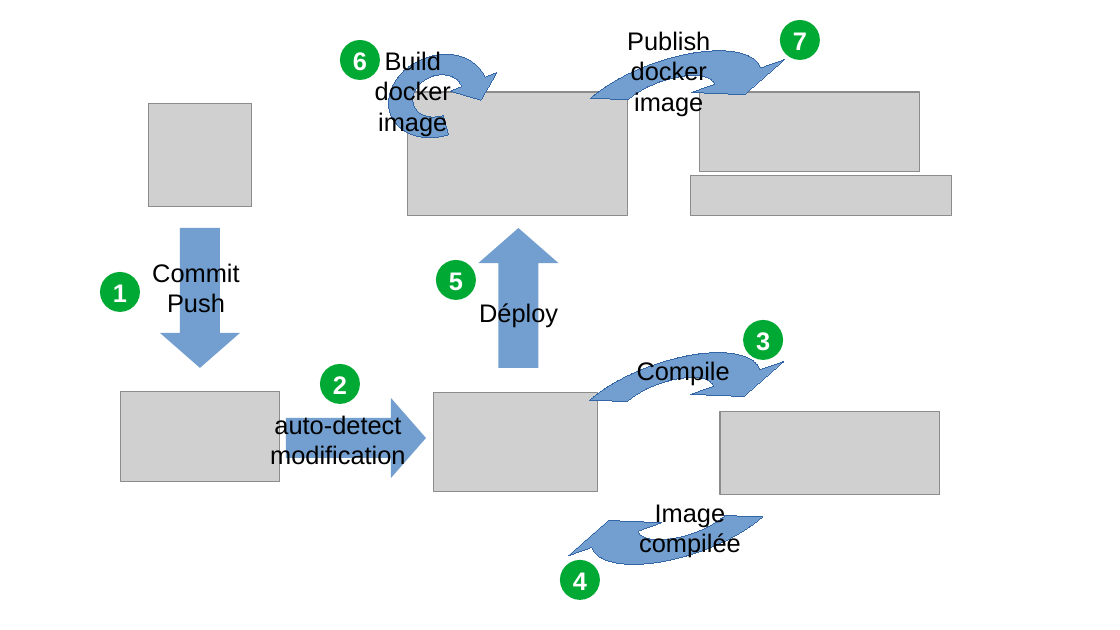
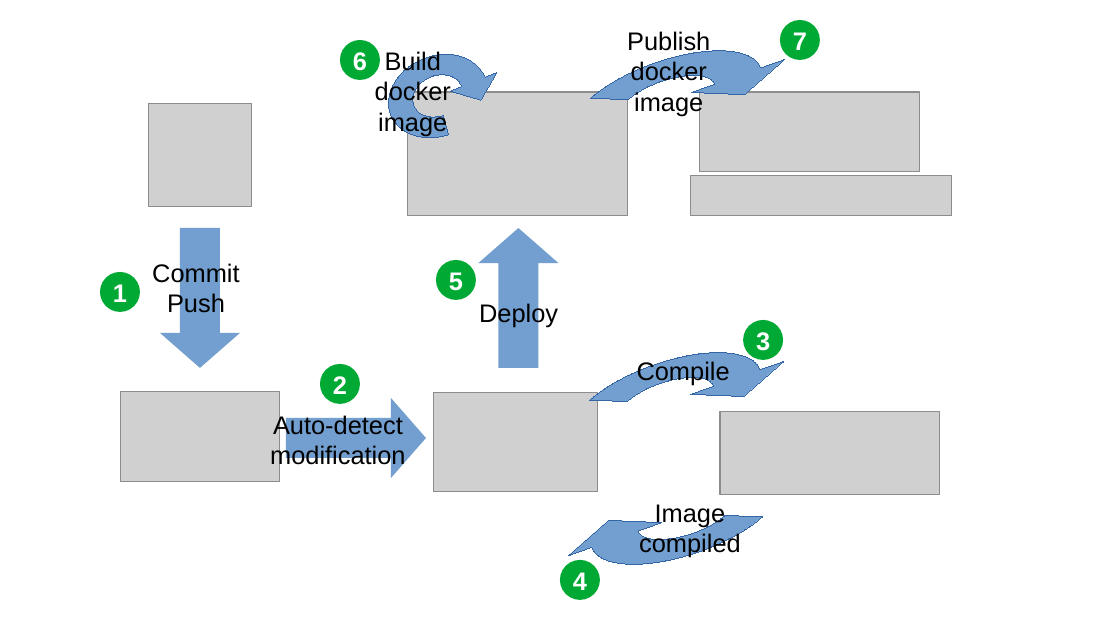
Before and after one commit to gattardm/P11, a slide deck: slide 15 of Sources/doc/diagrammes.odp (slide 14 before the commit). Drawn at 1120x630 pixels with LibreOffice and Linux fonts; fonts in the diff are those of the drawing; grey boxes stand for pictures. Boxes give left, top, right and bottom in pixels: in the first picture for what was removed or moved away, otherwise in the second. Text is boxed around its words. In the diff, an @@ line names an element or a change of style, - is before the commit and + after.

```diff
--- a/Sources/doc/diagrammes.odp
+++ b/Sources/doc/diagrammes.odp
@@ text at (x1=479, y1=301, x2=558, y2=327): text changed @@
-Déploy
+Deploy
@@ text at (x1=270, y1=413, x2=405, y2=470): text changed @@
-auto-detect modification
+Auto-detect modification
@@ freeform shape at (x1=579, y1=444, x2=794, y2=586): outline redrawn @@
@@ text at (x1=639, y1=532, x2=741, y2=558): text changed @@
-compilée
+compiled
```
Also in this commit, not shown: 1 other slide changed, 1 slide added, 34 other files.
